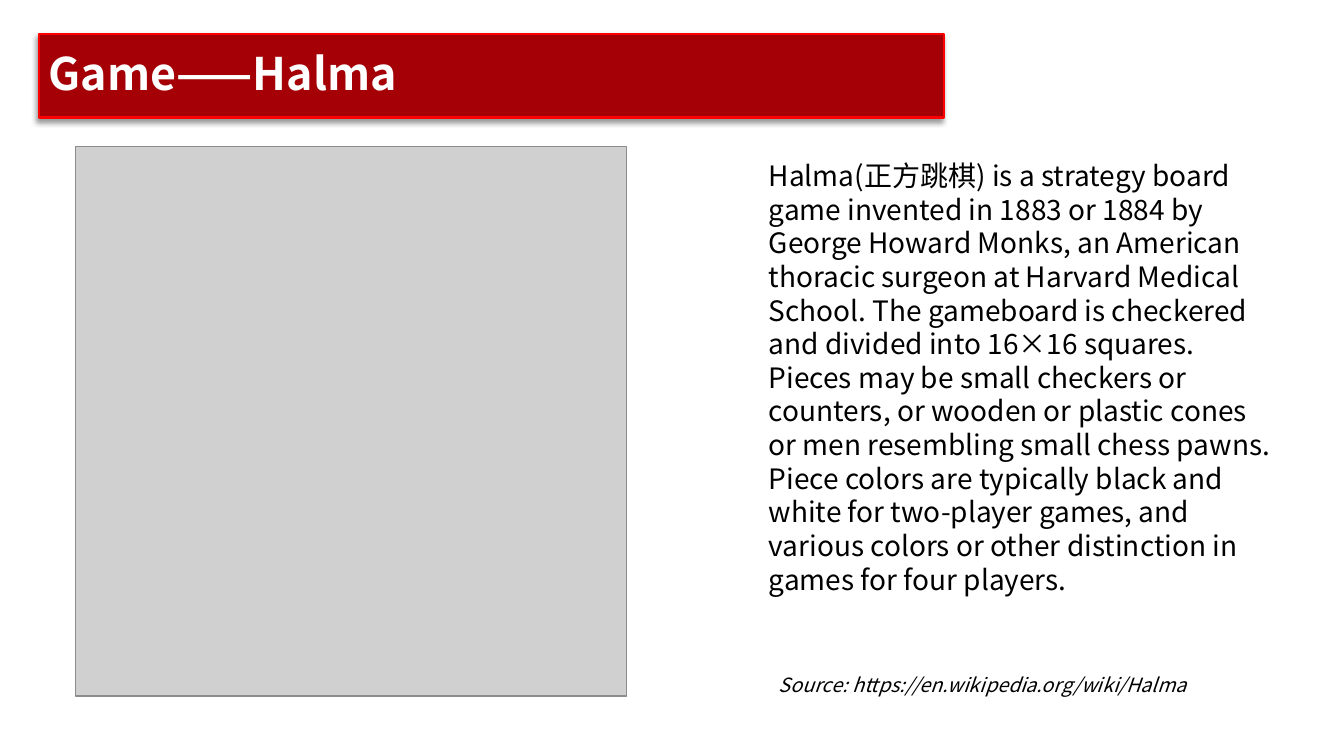
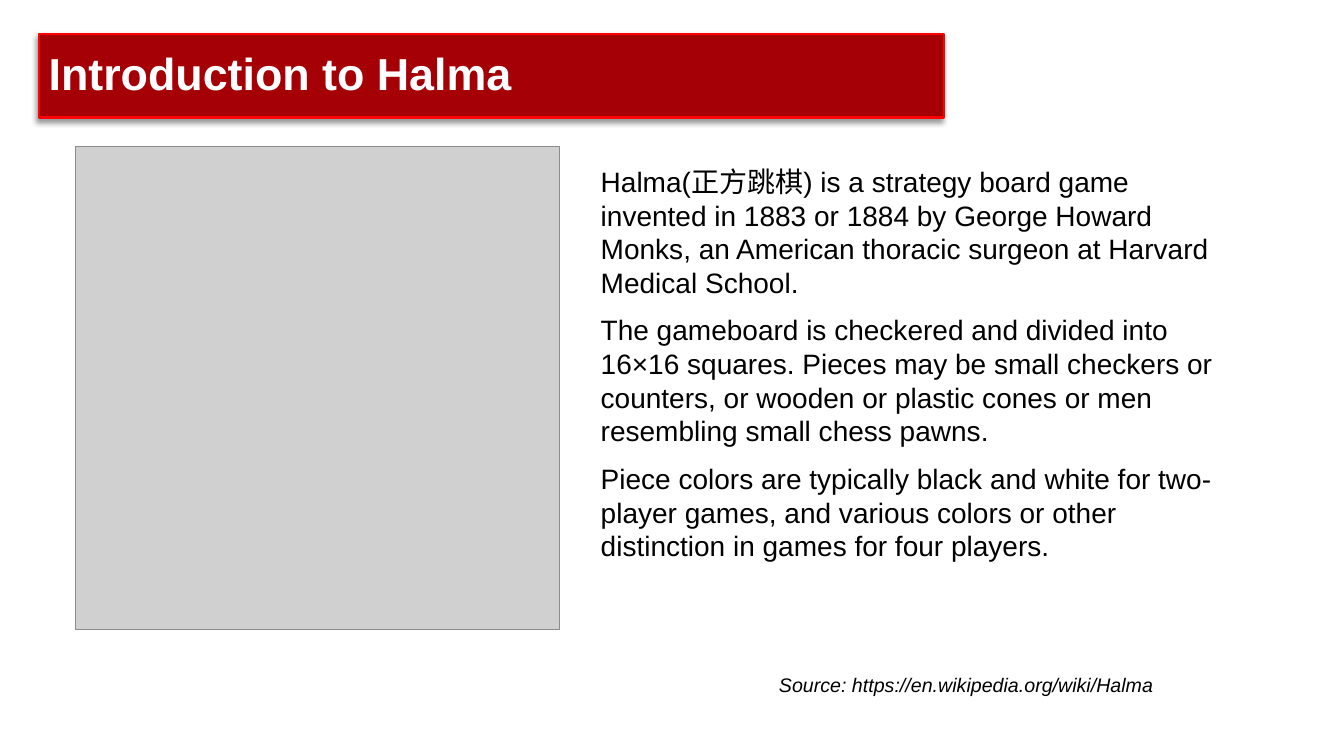
Before and after one commit to Github-Anderson/CS181-Project, a slide deck: slide 2 of presentation/proposal.pptx. Drawn at 1344x756 pixels with LibreOffice and Linux fonts; fonts in the diff are those of the drawing; grey boxes stand for pictures; background and template pictures are left out. Boxes give left, top, right and bottom in pixels: in the first picture for what was removed or moved away, otherwise in the second. Text is boxed around its words. In the diff, an @@ line names an element or a change of style, - is before the commit and + after.

```diff
--- a/presentation/proposal.pptx
+++ b/presentation/proposal.pptx
@@ title at (x1=49, y1=57, x2=511, y2=91): text changed; font Noto Sans CJK SC to Arial @@
-Game——Halma
+Introduction to Halma
@@ picture resized from (x1=76, y1=146, x2=627, y2=696) to (x1=76, y1=146, x2=561, y2=629) @@
@@ text at (x1=601, y1=170, x2=1212, y2=561): text changed; font Noto Sans CJK SC to Arial @@
-Halma(正方跳棋) is a strategy board game invented in 1883 or 1884 by George Howard Monks, an American thoracic surgeon at Harvard Medical School. The gameboard is checkered and divided into 16×16 squares. Pieces may be small checkers or counters, or wooden or plastic cones or men resembling small chess pawns. Piece colors are typically black and white for two-player games, and various colors or other distinction in games for four players.
+Halma(正方跳棋) is a strategy board game invented in 1883 or 1884 by George Howard Monks, an American thoracic surgeon at Harvard Medical School.
+The gameboard is checkered and divided into 16×16 squares. Pieces may be small checkers or counters, or wooden or plastic cones or men resembling small chess pawns.
+Piece colors are typically black and white for two-player games, and various colors or other distinction in games for four players.
@@ text "Source: https://en.wikipedia.org/wiki/Halma" at (x1=779, y1=677, x2=1153, y2=696): font Noto Sans CJK SC to Arial @@
```
Also in this commit, not shown: 9 other slides changed, 1 other file.
